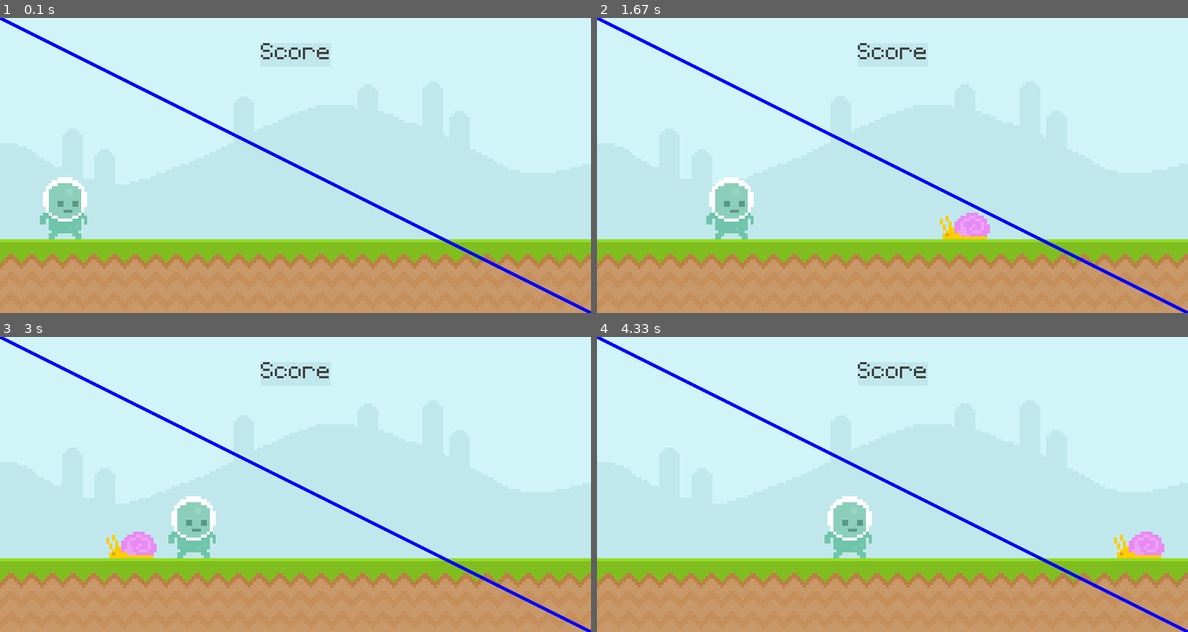
Above: before the commit, frames 1-4 (two rows, left to right).
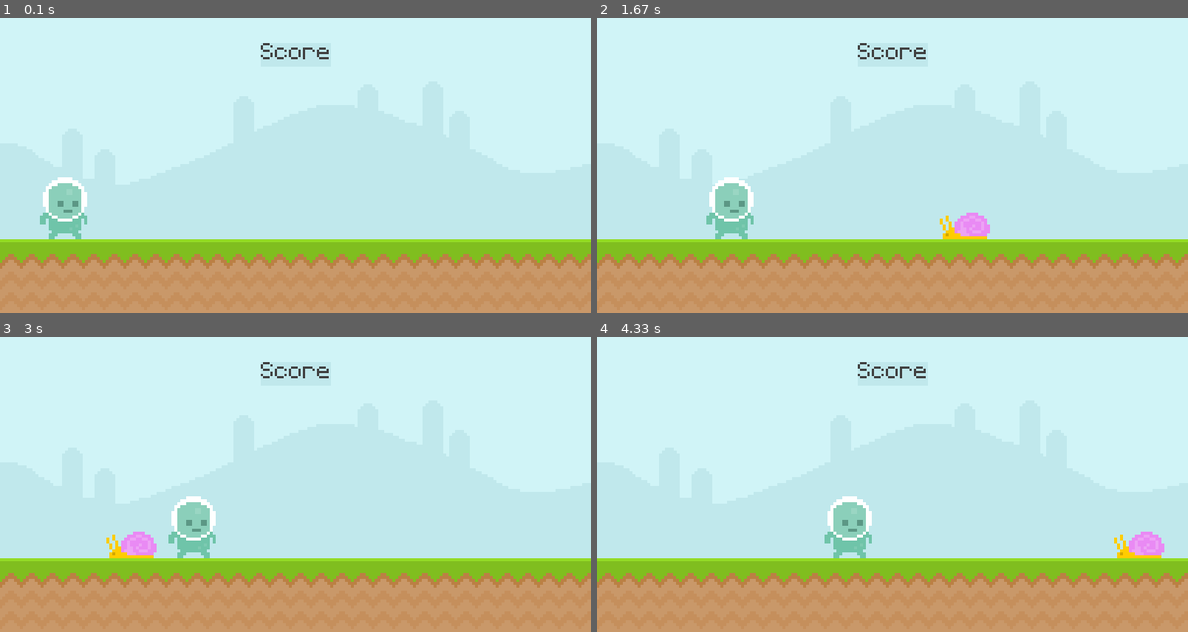
Above: after the commit, the same moments.

Repository: S1monXuan/THE_ULTIMATE_INTRO_TO_PYGAME
Game: pygame game, started from main.py
Same seed, same stepped clock (60 frames per second), same inputs: the game is played once before the commit and once after it.
Inputs:
- Up to frame 1 (0.1 s): no input
- Up to frame 2 (1.67 s): tap Space at 0.33 s
- Up to frame 3 (3 s): no input
- Up to frame 4 (4.33 s): no input

The runs differ from the first frame. In frame 1, 1.2% of the frame differs, in the area x 0-100%, y 0-100%; in frame 2, 1.2%; in frame 3, 1.2%; in frame 4, 1.2%.

Commit message:
'key_presse'

Diff:
--- a/main.py
+++ b/main.py
@@ -27,6 +27,8 @@
             # print(event.pos)
             if player_rect.collidepoint(event.pos):
                 print("collision")
+        if event.type == pygame.KEYDOWN and event.key == pygame.K_SPACE:
+            print('key down')
 
     screen.blit(sky_surface, (0, 0))
     screen.blit(ground_surface, (0, 300))
@@ -35,8 +37,8 @@
     pygame.draw.rect(screen, '#c0e8ec', score_rect, 10)
 
 
-    pygame.draw.line(screen, 'Blue', (0, 0), (800, 400))
-    pygame.draw.line(screen, 'Blue', (0, 0), (800, 400), 5)
+    # pygame.draw.line(screen, 'Blue', (0, 0), (800, 400))
+    # pygame.draw.line(screen, 'Blue', (0, 0), (800, 400), 5)
 
     # pygame.draw.line(screen, 'Blue', (0, 0), pygame.mouse.get_pos())
     # pygame.draw.line(screen, 'Blue', (0, 0), pygame.mouse.get_pos(), 5)
@@ -51,6 +53,10 @@
     player_rect.left += 1
     screen.blit(player_surf, player_rect)
 
+    # keys = pygame.key.get_pressed()
+    # if keys[pygame.K_SPACE]:
+    #     print("jump")
+
     # if player_rect.colliderect(snail_rect):
     #     snail_rect.left = 800
 
